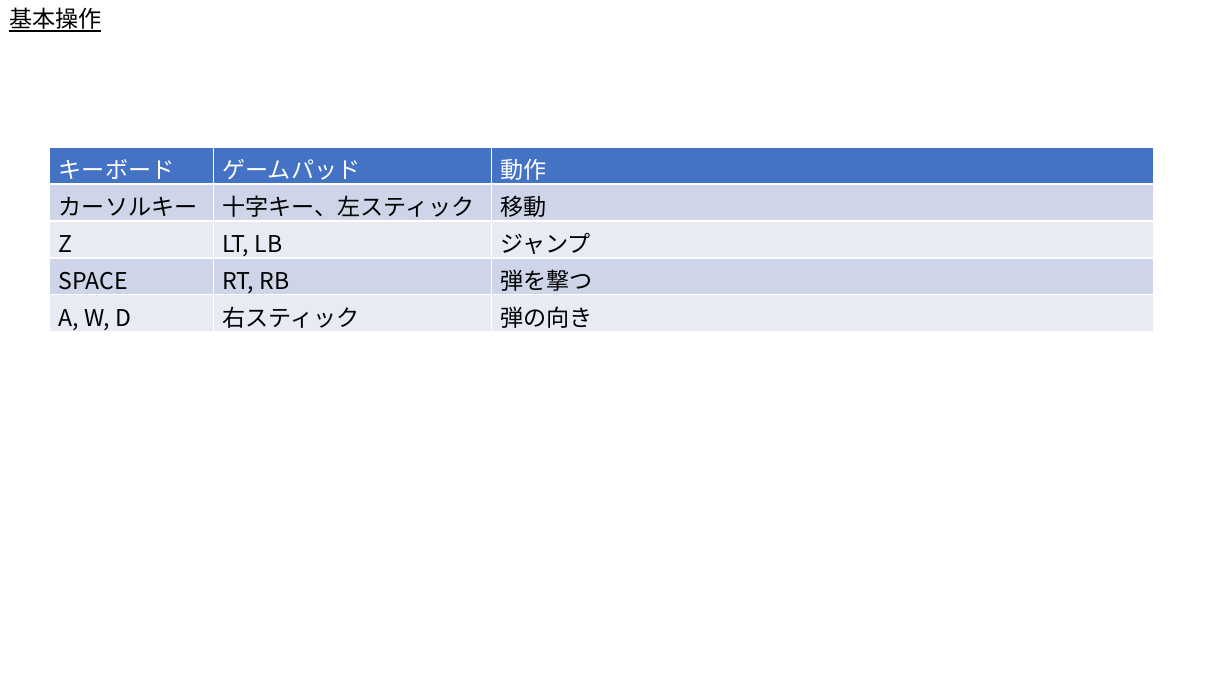
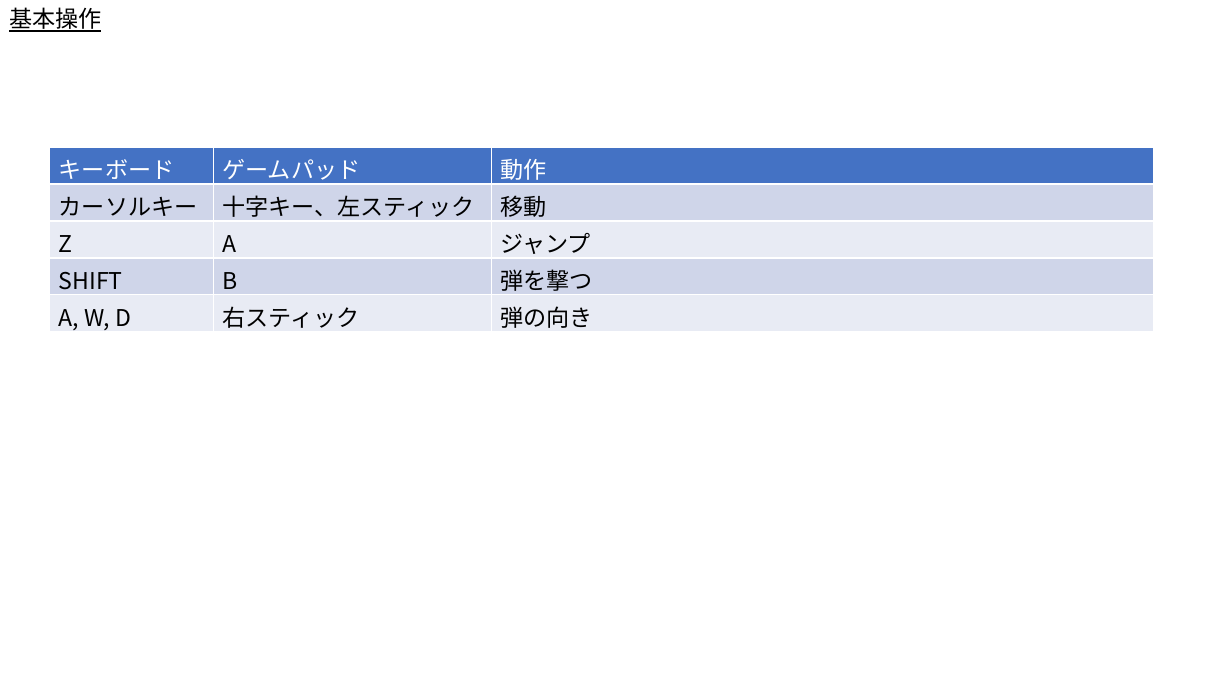
Before and after one commit to syo-ya/GameProductionPractice1, a slide deck: slide 2 of ゲーム制作課題「Breaking_UP」/仕様書/プレイヤーとゲームルール.pptx. Drawn at 1232x693 pixels with LibreOffice and Linux fonts; fonts in the diff are those of the drawing. Boxes give left, top, right and bottom in pixels: in the first picture for what was removed or moved away, otherwise in the second. Text is boxed around its words. In the diff, an @@ line names an element or a change of style, - is before the commit and + after.

```diff
--- a/ゲーム制作課題「Breaking_UP」/仕様書/プレイヤーとゲームルール.pptx
+++ b/ゲーム制作課題「Breaking_UP」/仕様書/プレイヤーとゲームルール.pptx
@@ table at (50,147,1154,334) @@
-row 3, column 2: LT, LB
+row 3, column 2: A
-row 4, column 1: SPACE
+row 4, column 1: SHIFT
-row 4, column 2: RT, RB
+row 4, column 2: B
```
Also in this commit, not shown: 1 other slide changed, 1 other file.
